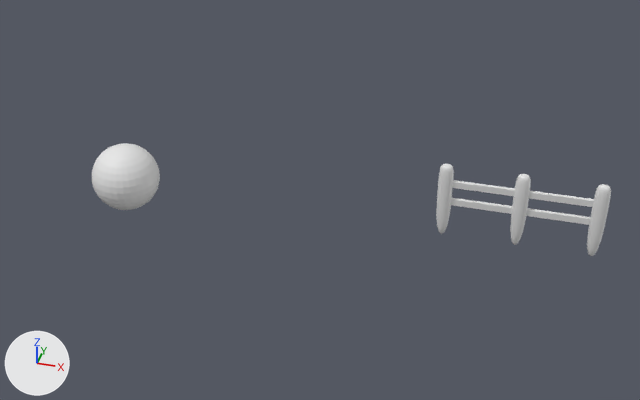
The Blender file PROJECT FARM ASSESTS.blend as it was, and as the next commit left it.
The view is the same before and after, from a camera (50 mm lens) standing at (12.0, -20.62, 13.37) and looking at (6.18, 0.06, 0.3). The lights are fixed; the arrows at lower left show +X, +Y and +Z.

In view in the first picture: 'Sphere', 'bar 1', 'bar 1.001', 'bar 1.002', 'bar 2', 'bar 2.001', 'bar 2.002', 'bar 2.003'.
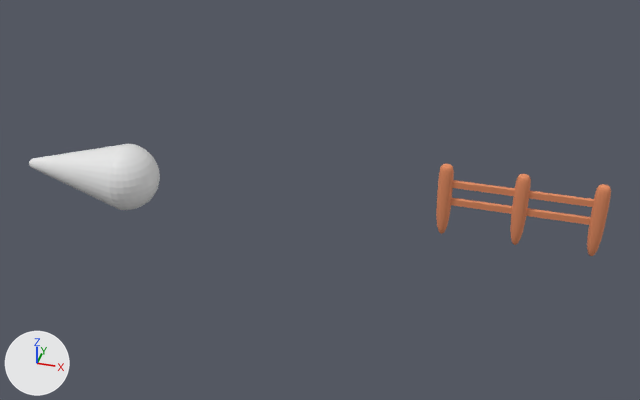
Pixel boxes [x1, y1, x2, y2] of what changed, in the pictures (640 x 400 px):
```json
{"object": "Sphere", "change": "reshaped", "before": [92, 143, 160, 210], "after": [29, 144, 160, 210], "on screen": "91% wider"}
{"object": "bar 1.002", "change": "recoloured", "before": [587, 184, 611, 256], "after": [587, 184, 611, 256]}
{"object": "bar 1.001", "change": "recoloured", "before": [510, 174, 531, 245], "after": [510, 174, 531, 245]}
{"object": "bar 1", "change": "recoloured", "before": [436, 164, 454, 234], "after": [436, 164, 454, 234]}
{"object": "bar 2.001", "change": "recoloured", "before": [529, 191, 594, 207], "after": [529, 191, 594, 207]}
{"object": "bar 2.003", "change": "recoloured", "before": [526, 208, 591, 225], "after": [526, 208, 591, 225]}
{"object": "bar 2", "change": "recoloured", "before": [452, 180, 515, 196], "after": [452, 180, 515, 196]}
{"object": "bar 2.002", "change": "recoloured", "before": [451, 198, 512, 214], "after": [451, 198, 512, 214]}
{"part": 1, "of": "me_sphere", "change": "added", "after": [29, 144, 126, 209]}
```

Scene script edits in JSON lines:
```json
{"op": "add", "block": "mat_material_001", "code": ["mat_material_001 = principled_material('Material.001')", "mat_material_001.base_color = (0.801, 0.277, 0.127)  # orange #e79064", "mat_material_001.roughness = 0.969"]}
{"block": "me_cube", "where": "me_cube.from_pydata(...)  # 12 vertices, 10 faces; spans x -1.0..1.0, y -1.0..1.0, z -1.0..1.0"}
{"op": "remove", "block": "me_cube", "code": "me_cube.materials.append(mat_material)  # white #e7e7e7"}
{"op": "add", "block": "me_cube", "code": "me_cube.materials.append(mat_material_001)  # orange #e79064"}
{"block": "me_cube_003", "where": "me_cube_003.from_pydata(...)  # 12 vertices, 10 faces; spans x -1.0..1.0, y -1.0..1.0, z -1.0..1.0"}
{"op": "remove", "block": "me_cube_003", "code": "me_cube_003.materials.append(mat_material_003)  # white #e7e7e7"}
{"op": "add", "block": "me_cube_003", "code": "me_cube_003.materials.append(mat_material_001)  # orange #e79064"}
{"block": "me_cube_004", "where": "me_cube_004.from_pydata(...)  # 12 vertices, 10 faces; spans x -1.0..1.0, y -1.0..1.0, z -1.0..1.0"}
{"op": "remove", "block": "me_cube_004", "code": "me_cube_004.materials.append(mat_material_004)  # white #e7e7e7"}
{"op": "add", "block": "me_cube_004", "code": "me_cube_004.materials.append(mat_material_001)  # orange #e79064"}
{"block": "me_cube_005", "where": "me_cube_005.from_pydata(...)  # 8 vertices, 6 faces; spans x -1.0..1.0, y -1.0..1.0, z -1.0..1.0"}
{"op": "add", "block": "me_cube_005", "code": "me_cube_005.materials.append(mat_material_001)  # orange #e79064"}
{"block": "me_cube_009", "where": "me_cube_009.from_pydata(...)  # 8 vertices, 6 faces; spans x -1.0..1.0, y -1.0..1.0, z -1.0..1.0"}
{"op": "add", "block": "me_cube_009", "code": "me_cube_009.materials.append(mat_material_001)  # orange #e79064"}
{"block": "me_cube_010", "where": "me_cube_010.from_pydata(...)  # 8 vertices, 6 faces; spans x -1.0..1.0, y -1.0..1.0, z -1.0..1.0"}
{"op": "add", "block": "me_cube_010", "code": "me_cube_010.materials.append(mat_material_001)  # orange #e79064"}
{"block": "me_cube_011", "where": "me_cube_011.from_pydata(...)  # 8 vertices, 6 faces; spans x -1.0..1.0, y -1.0..1.0, z -1.0..1.0"}
{"op": "add", "block": "me_cube_011", "code": "me_cube_011.materials.append(mat_material_001)  # orange #e79064"}
{"block": "me_sphere", "where": "# used by ob_sphere; location = (0.17, 0.01, 0.15)"}
{"op": "remove", "block": "me_sphere", "code": "me_sphere.from_pydata(...)  # 482 vertices, 512 faces; spans x -1.0..1.0, y -1.0..1.0, z -1.0..1.0"}
{"op": "add", "block": "me_sphere", "code": "me_sphere.from_pydata(...)  # 471 vertices, 440 faces; spans x -3.23..1.0, y -1.0..1.0, z -1.0..1.0"}
{"block": "me_sphere", "change": "me_sphere part 1: 214 vertices added at x -3.23..-3.09, y -0.16..0.14, z -0.16..0.16"}
```
